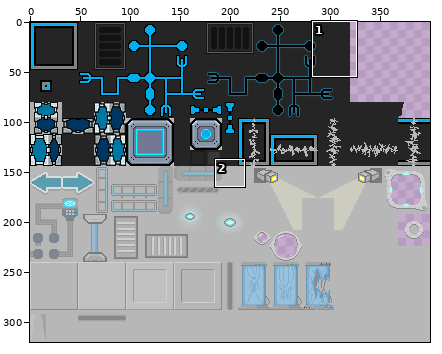
Two states of a sprite sheet, res/tileset.png. The first picture is a wide view before the edit; the outline marks the close-up.
Close-up. The starting point:
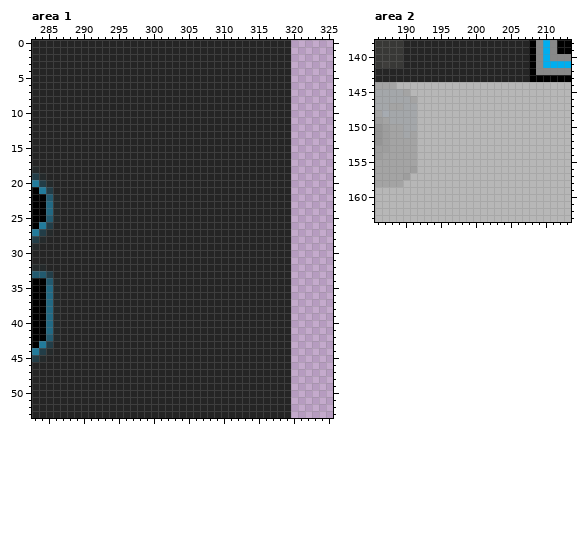
The file is 400x320 pixels. Colours within 5 levels of each other are drawn and written as one. Shown: area 1: x 283..325, y 0..53; area 2: x 186..213, y 138..163.
The result:
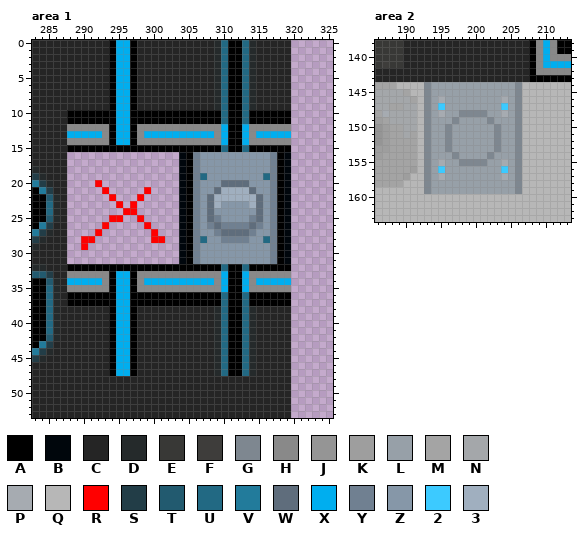
Palette (. is transparent): A #000000  B #00060c  C #252525  D #252a2b  E #383836  F #3e3d3b  G #7e8790  H #898989  J #959595  K #9e9e9e  L #97a0a8  M #a4a4a4  N #a4a7aa  P #a6abb1  Q #b7b7b7  R #ff0000  S #223d47  T #225a6f  U #226983  V #227b9b  W #5f6d7c  X #00aeef  Y #708091  Z #8697a8  2 #3ccaff  3 #a0afbf
The edit:
--- area 1
@@ x 283..325 @@
- 0 CCCCCCCCCCCCCCCCCCCCCCCCCCCCCCCCCCCCC......
- 1 CCCCCCCCCCCCCCCCCCCCCCCCCCCCCCCCCCCCC......
- 2 CCCCCCCCCCCCCCCCCCCCCCCCCCCCCCCCCCCCC......
- 3 CCCCCCCCCCCCCCCCCCCCCCCCCCCCCCCCCCCCC......
- 4 CCCCCCCCCCCCCCCCCCCCCCCCCCCCCCCCCCCCC......
- 5 CCCCCCCCCCCCCCCCCCCCCCCCCCCCCCCCCCCCC......
- 6 CCCCCCCCCCCCCCCCCCCCCCCCCCCCCCCCCCCCC......
- 7 CCCCCCCCCCCCCCCCCCCCCCCCCCCCCCCCCCCCC......
- 8 CCCCCCCCCCCCCCCCCCCCCCCCCCCCCCCCCCCCC......
- 9 CCCCCCCCCCCCCCCCCCCCCCCCCCCCCCCCCCCCC......
-10 CCCCCCCCCCCCCCCCCCCCCCCCCCCCCCCCCCCCC......
-11 CCCCCCCCCCCCCCCCCCCCCCCCCCCCCCCCCCCCC......
-12 CCCCCCCCCCCCCCCCCCCCCCCCCCCCCCCCCCCCC......
-13 CCCCCCCCCCCCCCCCCCCCCCCCCCCCCCCCCCCCC......
-14 CCCCCCCCCCCCCCCCCCCCCCCCCCCCCCCCCCCCC......
-15 CCCCCCCCCCCCCCCCCCCCCCCCCCCCCCCCCCCCC......
-16 CCCCCCCCCCCCCCCCCCCCCCCCCCCCCCCCCCCCC......
-17 CCCCCCCCCCCCCCCCCCCCCCCCCCCCCCCCCCCCC......
-18 DCCCCCCCCCCCCCCCCCCCCCCCCCCCCCCCCCCCC......
-19 SDCCCCCCCCCCCCCCCCCCCCCCCCCCCCCCCCCCC......
-20 VSDCCCCCCCCCCCCCCCCCCCCCCCCCCCCCCCCCC......
-21 AVSCCCCCCCCCCCCCCCCCCCCCCCCCCCCCCCCCC......
-22 AATDCCCCCCCCCCCCCCCCCCCCCCCCCCCCCCCCC......
-23 AAUDCCCCCCCCCCCCCCCCCCCCCCCCCCCCCCCCC......
-24 AAUDCCCCCCCCCCCCCCCCCCCCCCCCCCCCCCCCC......
-25 AATDCCCCCCCCCCCCCCCCCCCCCCCCCCCCCCCCC......
-26 AVSCCCCCCCCCCCCCCCCCCCCCCCCCCCCCCCCCC......
-27 VSDCCCCCCCCCCCCCCCCCCCCCCCCCCCCCCCCCC......
-28 SDCCCCCCCCCCCCCCCCCCCCCCCCCCCCCCCCCCC......
-29 DCCCCCCCCCCCCCCCCCCCCCCCCCCCCCCCCCCCC......
-30 CCCCCCCCCCCCCCCCCCCCCCCCCCCCCCCCCCCCC......
-31 CCCCCCCCCCCCCCCCCCCCCCCCCCCCCCCCCCCCC......
-32 DDCCCCCCCCCCCCCCCCCCCCCCCCCCCCCCCCCCC......
-33 TTSCCCCCCCCCCCCCCCCCCCCCCCCCCCCCCCCCC......
-34 AATDCCCCCCCCCCCCCCCCCCCCCCCCCCCCCCCCC......
-35 AAUDCCCCCCCCCCCCCCCCCCCCCCCCCCCCCCCCC......
-36 AAUDCCCCCCCCCCCCCCCCCCCCCCCCCCCCCCCCC......
-37 AAUDCCCCCCCCCCCCCCCCCCCCCCCCCCCCCCCCC......
-38 AAUDCCCCCCCCCCCCCCCCCCCCCCCCCCCCCCCCC......
-39 AAUDCCCCCCCCCCCCCCCCCCCCCCCCCCCCCCCCC......
-40 AAUDCCCCCCCCCCCCCCCCCCCCCCCCCCCCCCCCC......
-41 AAUDCCCCCCCCCCCCCCCCCCCCCCCCCCCCCCCCC......
-42 AATDCCCCCCCCCCCCCCCCCCCCCCCCCCCCCCCCC......
-43 AVSCCCCCCCCCCCCCCCCCCCCCCCCCCCCCCCCCC......
-44 VSDCCCCCCCCCCCCCCCCCCCCCCCCCCCCCCCCCC......
-45 SDCCCCCCCCCCCCCCCCCCCCCCCCCCCCCCCCCCC......
-46 CCCCCCCCCCCCCCCCCCCCCCCCCCCCCCCCCCCCC......
-47 CCCCCCCCCCCCCCCCCCCCCCCCCCCCCCCCCCCCC......
+ 0 CCCCCCCCCCCAXXACCCCCCCCCCCDUAAUDCCCCC......
+ 1 CCCCCCCCCCCAXXACCCCCCCCCCCDUAAUDCCCCC......
+ 2 CCCCCCCCCCCAXXACCCCCCCCCCCDUAAUDCCCCC......
+ 3 CCCCCCCCCCCAXXACCCCCCCCCCCDUAAUDCCCCC......
+ 4 CCCCCCCCCCCAXXACCCCCCCCCCCDUAAUDCCCCC......
+ 5 CCCCCCCCCCCAXXACCCCCCCCCCCDUAAUDCCCCC......
+ 6 CCCCCCCCCCCAXXACCCCCCCCCCCDUAAUDCCCCC......
+ 7 CCCCCCCCCCCAXXACCCCCCCCCCCDUAAUDCCCCC......
+ 8 CCCCCCCCCCCAXXACCCCCCCCCCCDUAAUDCCCCC......
+ 9 CCCCCCCCCCCAXXACCCCCCCCCCCDUAAUDCCCCC......
+10 CCCCCAAAAAAAXXAAAAAAAAAAAAAUAAUAAAAAA......
+11 CCCCCAAAAAAAXXAAAAAAAAAAAAAUAAUAAAAAA......
+12 CCCCCHHHHHHAXXAHHHHHHHHHHHHXAAXHHHHHH......
+13 CCCCCXXXXXHAXXAHXXXXXXXXXXHXAAXHXXXXX......
+14 CCCCCHHHHHHAXXAHHHHHHHHHHHHXAAXHHHHHH......
+15 CCCCCAAAAAAAAAAAAAAAAAAAAAAUAAUAAAAAA......
+16 CCCCC................BAYZZZZZZZZZZYAB......
+17 CCCCC................BAYZZZZZZZZZZYAB......
+18 DCCCC................BAYZZZZZZZZZZYAB......
+19 SDCCC................BAYUZZZZZZZZUYAB......
+20 VSDCC....R...........BAYZZZWWWWZZZYAB......
+21 AVSCC.....R.....R....BAYZZW3333WZZYAB......
+22 AATDC......R...R.....BAYZW333333WZYAB......
+23 AAUDC.......R.R......BAYZW3ZZZZ3WZYAB......
+24 AAUDC........RR......BAYZWZZZZZZWZYAB......
+25 AATDC......RR..R.....BAYZWYZZZZYWZYAB......
+26 AVSCC.....R.....R....BAYZYWYYYYWYZYAB......
+27 VSDCC....R.......R...BAYZZYWWWWYZZYAB......
+28 SDCCC..RR........RR..BAYUZZYYYYZZUYAB......
+29 DCCCC..R.............BAYZZZZZZZZZZYAB......
+30 CCCCC................BAYZZZZZZZZZZYAB......
+31 CCCCC................BAYZZZZZZZZZZYAB......
+32 DDCCCAAAAAAAAAAAAAAAAAAAAAAUAAUAAAAAA......
+33 TTSCCHHHHHHAXXAHHHHHHHHHHHHXAAXHHHHHH......
+34 AATDCXXXXXHAXXAHXXXXXXXXXXHXAAXHXXXXX......
+35 AAUDCHHHHHHAXXAHHHHHHHHHHHHXAAXHHHHHH......
+36 AAUDCAAAAAAAXXAAAAAAAAAAAAAUAAUAAAAAA......
+37 AAUDCAAAAAAAXXAAAAAAAAAAAAAUAAUAAAAAA......
+38 AAUDCCCCCCCAXXACCCCCCCCCCCDUAAUDCCCCC......
+39 AAUDCCCCCCCAXXACCCCCCCCCCCDUAAUDCCCCC......
+40 AAUDCCCCCCCAXXACCCCCCCCCCCDUAAUDCCCCC......
+41 AAUDCCCCCCCAXXACCCCCCCCCCCDUAAUDCCCCC......
+42 AATDCCCCCCCAXXACCCCCCCCCCCDUAAUDCCCCC......
+43 AVSCCCCCCCCAXXACCCCCCCCCCCDUAAUDCCCCC......
+44 VSDCCCCCCCCAXXACCCCCCCCCCCDUAAUDCCCCC......
+45 SDCCCCCCCCCAXXACCCCCCCCCCCDUAAUDCCCCC......
+46 CCCCCCCCCCCAXXACCCCCCCCCCCDUAAUDCCCCC......
+47 CCCCCCCCCCCAXXACCCCCCCCCCCDUAAUDCCCCC......
 48 CCCCCCCCCCCCCCCCCCCCCCCCCCCCCCCCCCCCC......
--- area 2
@@ x 191..208 @@
 143 CCCCCCCCCCCCCCCCCA
-144 QQQQQQQQQQQQQQQQQQ
-145 QQQQQQQQQQQQQQQQQQ
-146 MQQQQQQQQQQQQQQQQQ
-147 NQQQQQQQQQQQQQQQQQ
-148 NQQQQQQQQQQQQQQQQQ
-149 NQQQQQQQQQQQQQQQQQ
-150 NQQQQQQQQQQQQQQQQQ
-151 MQQQQQQQQQQQQQQQQQ
-152 MQQQQQQQQQQQQQQQQQ
-153 MQQQQQQQQQQQQQQQQQ
-154 MQQQQQQQQQQQQQQQQQ
-155 MQQQQQQQQQQQQQQQQQ
-156 KQQQQQQQQQQQQQQQQQ
-157 QQQQQQQQQQQQQQQQQQ
-158 QQQQQQQQQQQQQQQQQQ
-159 QQQQQQQQQQQQQQQQQQ
+144 QQGLLLLLLLLLLLLGQQ
+145 QQGLLLLLLLLLLLLGQQ
+146 MQGLPLLLLLLLLPLGQQ
+147 NQGL2LLLLLLLL2LGQQ
+148 NQGLPLLGGGGLLPLGQQ
+149 NQGLLLGLLLLGLLLGQQ
+150 NQGLLGLLLLLLGLLGQQ
+151 MQGLLGLLLLLLGLLGQQ
+152 MQGLLGLLLLLLGLLGQQ
+153 MQGLLGLLLLLLGLLGQQ
+154 MQGLLLGLLLLGLLLGQQ
+155 MQGLPLLGGGGLLPLGQQ
+156 KQGL2LLLLLLLL2LGQQ
+157 QQGLPLLLLLLLLPLGQQ
+158 QQGLLLLLLLLLLLLGQQ
+159 QQGLLLLLLLLLLLLGQQ
 160 QQQQQQQQQQQQQQQQQQ
